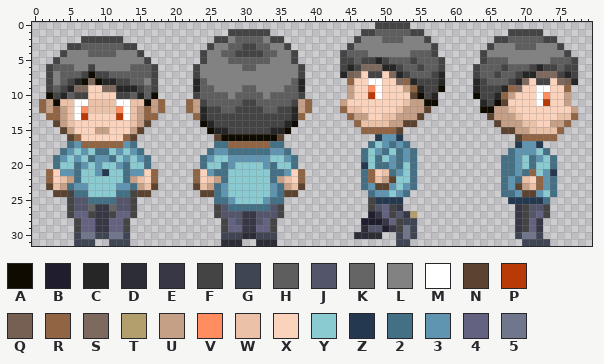
Sprite sheet, stored at assets/Character/022Game.png. Above is the file before it was changed.
The file is 80x32 pixels. Colours within 5 levels of each other are drawn and written as one.
Palette (. is transparent): A #0f0b00  B #201d2e  C #262626  D #2c2d37  E #373746  F #444444  G #404553  H #5e5e5e  J #53556a  K #656565  L #828282  M #ffffff  N #5c432f  P #b93a06  Q #766054  R #916443  S #7e695e  T #b39f6e  U #c6a086  V #ff8d5f  W #ebc1a8  X #fbd2bc  Y #8acad1  Z #24384f  2 #447086  3 #5f95b0  4 #636280  5 #70778d
Pixels before (only the part around the change), first column x 39:
 0 ..........FFFFF..................
 1 ........FFHHHHHFF............FFFF
 2 .......FLLLHHHLLLF.........FFHHHH
 3 ......FLLLLLLLLLLLF.......FLLLHHH
 4 .....FHHHLLLLLLHHHF......FLLLLLLL
 5 .....FFHFFCFHHHFHHHF.....FHHHLLLL
 6 .....FCFSSSCCFHHFHHF....FHHHFHHHF
 7 .....CQSXFFXSCFHHHFC....FHHFHHFCC
 8 ......RXXMMXXSRCFFFC....CFHHHFCSX
 9 ......UXXVMXXXURCFFA....CFFFCRSXX
10 ......UXXPMXXXXNAFC.....AFFCRUXXX
11 R....UXXXXXXXXWUUAA......CFANXXXX
12 R....RWWXXXXXWUUUN.......AAUUWXXX
13 ......RUUXXWWUUUN.........NUUUWXX
14 .......RWWWWUUNN...........NUUUWW
15 ........RRRRRN..............NNUUW
16 ..........Z33Z................NRR
17 .........2Y3232...............Z33
18 ........2Y32Y232.............2333
19 ........2Y2Y3232............223Y2
20 ........ZY2232Y2............223Y2
21 ........2RXW23Y2............2232R
22 ........2RWUNYY2............232WX
23 ........23NN3Y32............23NUW
24 .........233Y32.............223NN
25 .........FZZZZ...............ZZZZ
26 .........FJ4FE................EFJ
27 .........BE4FJET..............EFJ
28 ........BBBE4FGG..............EF4
29 ........DJJBEF5G..............EF4
30 .......DDDD..G5G..............G55
31 .............GG................GG
Once edited:
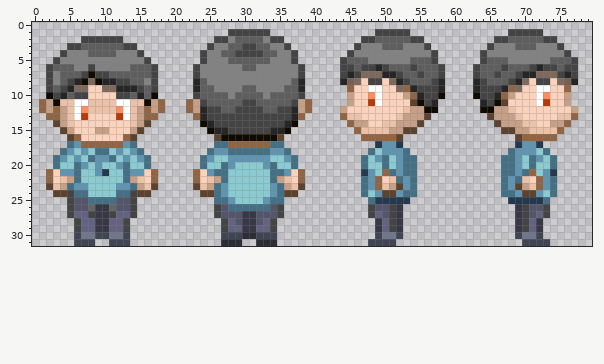
Change:
y 0: x 49..53 FFFFF -> .....
y 1: x 47..55 FFHHHHHFF -> ..FFFFF..
y 2: x 46..49 FLLL -> .FFH; x 53..56 LLLF -> HFF.
y 3: x 45..46 FL -> .F; x 50..52 LLL -> HHH; x 56..57 LF -> F.
y 4: x 44..47 FHHH -> .FLL; x 54..56 HHH -> LLL
y 5: x 45 F -> H; x 47..54 FFCFHHHF -> HLLLLLLH; x 57..58 HF -> F.
y 6: x 45..52 CFSSSCCF -> FHFFCFHH; x 54..55 HF -> FH
y 7: x 44..53 CQSXFFXSCF -> FCFSSSCCFH; x 55 H -> F; x 57..58 FC -> HF
y 8: x 44..46 .RX -> CQS; x 48..49 MM -> FF; x 51..56 XSRCFF -> SCFHHH
y 9: x 45 U -> R; x 48 V -> M; x 52..55 XURC -> SRCF; x 58 A -> C
y 10: x 48 P -> V; x 53..55 XNA -> URC; x 57..58 C. -> FA
y 11: x 44..45 UX -> .U; x 48..49 XX -> PM; x 53..57 WUUAA -> XNAFC
y 12: x 44..46 RWW -> UXX; x 52..53 WU -> XW; x 56..57 N. -> AA
y 13: x 44..47 .RUU -> RWWX; x 50..52 WWU -> XXW; x 55..56 N. -> UN
y 14: x 45..49 .RWWW -> RUUXX; x 51 U -> W; x 53..55 NN. -> UUN
y 15: x 46..54 .RRRRRN.. -> RWWWWUUNN
y 16: x 47..52 ..Z33Z -> RRRRRN
y 17: x 48..49 2Y -> .Z; x 51..53 232 -> 3Z.
y 18: x 47..54 2Y32Y232 -> .2Y3332.
y 19: x 49..53 2Y323 -> 32Y32
y 20: x 47 Z -> 2; x 49 2 -> Y; x 51..53 32Y -> Y32
y 21: x 47..50 2RXW -> Z3YR; x 53 Y -> 2
y 22: x 48..53 RWUNYY -> 3RXW23
y 23: x 49..52 NN3Y -> RWUN
y 24: x 47..48 .2 -> 2Y; x 50..51 3Y -> NN; x 54 . -> 2
y 25: x 48 F -> 2; x 53 . -> Z
y 26: x 50 4 -> J
y 27: x 48..50 BE4 -> F4J; x 52..54 JET -> E..
y 28: x 47..54 BBBE4FGG -> ..E4FE..
y 29: x 47..54 DJJBEF5G -> ..E4FE..
y 30: x 46..51 DDDD.. -> ...G55; x 53..54 5G -> ..
y 31: x 48..53 ....GG -> GGGG..
